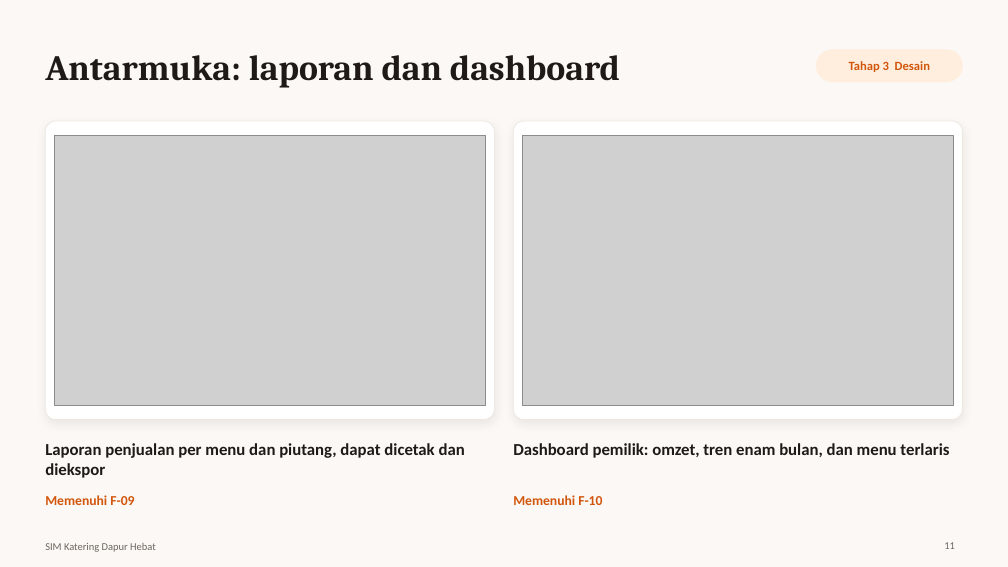
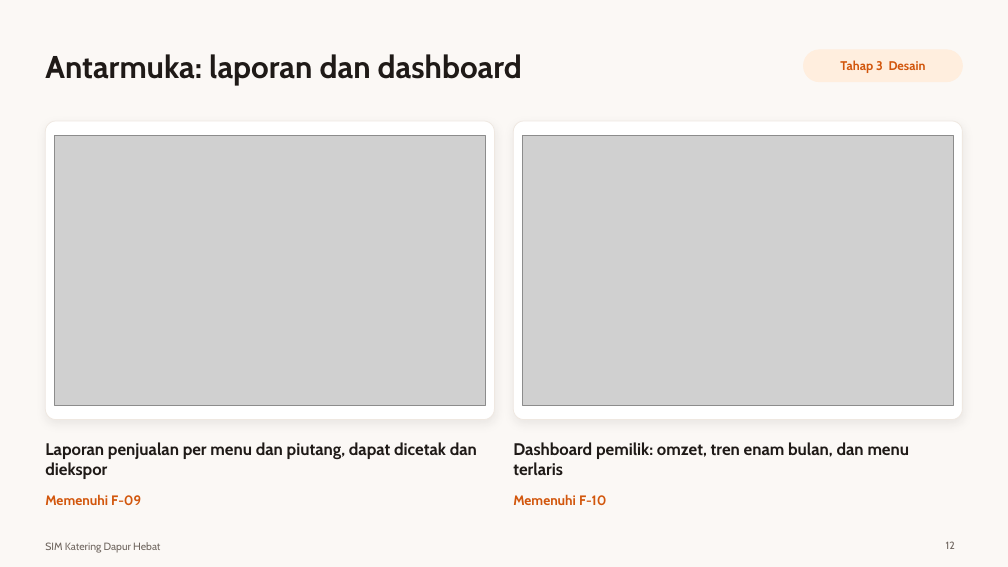
Before and after one commit to koriebruh/sim-katering-dapur-hebat, a slide deck: slide 12 of Presentasi-SIM-Katering-Dapur-Hebat.pptx (slide 11 before the commit). Drawn at 1008x567 pixels with LibreOffice and Linux fonts; fonts in the diff are those of the drawing; grey boxes stand for pictures. Boxes give left, top, right and bottom in pixels: in the first picture for what was removed or moved away, otherwise in the second. Text is boxed around its words. In the diff, an @@ line names an element or a change of style, - is before the commit and + after.

```diff
--- a/Presentasi-SIM-Katering-Dapur-Hebat.pptx
+++ b/Presentasi-SIM-Katering-Dapur-Hebat.pptx
@@ title "Antarmuka: laporan dan dashboard" at [45,54,522,85]: size 34 to 30 pt, font Cambria to Cabin @@
@@ text "Tahap 3 Desain": place and size @@
-text "Tahap 3 Desain" at [849,61,930,72]
+text "Tahap 3 Desain" at [840,60,926,73]
@@ rounded rectangle: place and size @@
-rounded rectangle at [817,50,963,82]
+rounded rectangle at [804,50,963,82]
@@ font Calibri to Cabin in 6 elements at [45,442,477,479], [45,494,141,505], [513,442,910,475], [513,494,606,505], [840,60,926,73], [45,542,160,553] @@
@@ page number at [946,541,955,549]: text changed; font Calibri to Cabin @@
-11
+12
```
Also in this commit, not shown: 14 other slides changed, 2 slides added, 9 other files.
